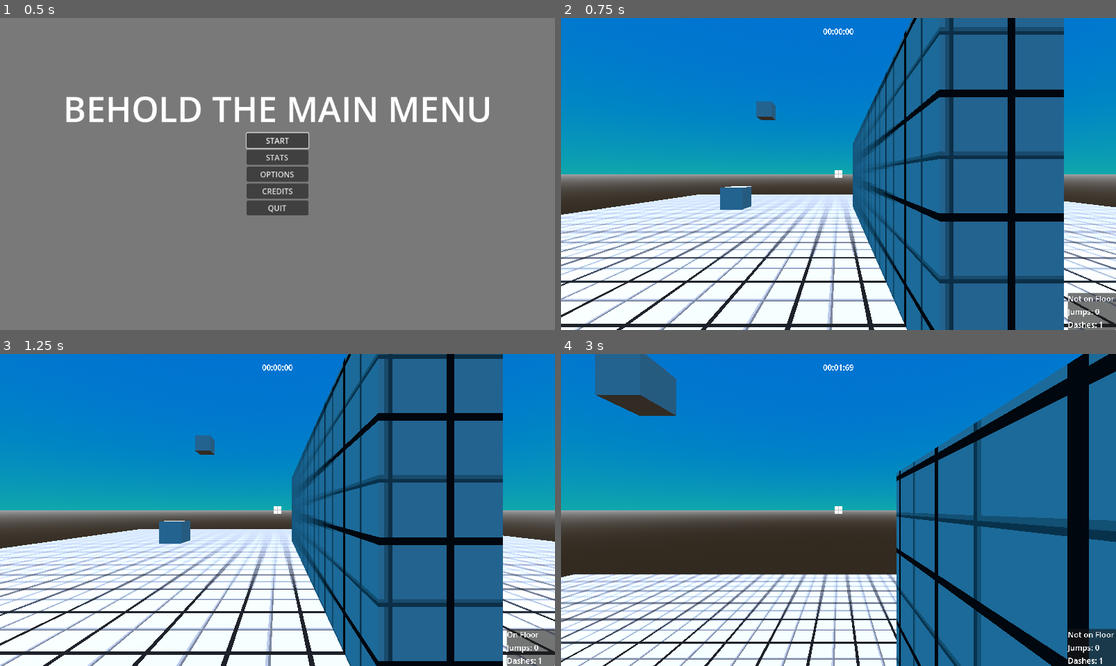
Above: before the commit, frames 1-4 (two rows, left to right).
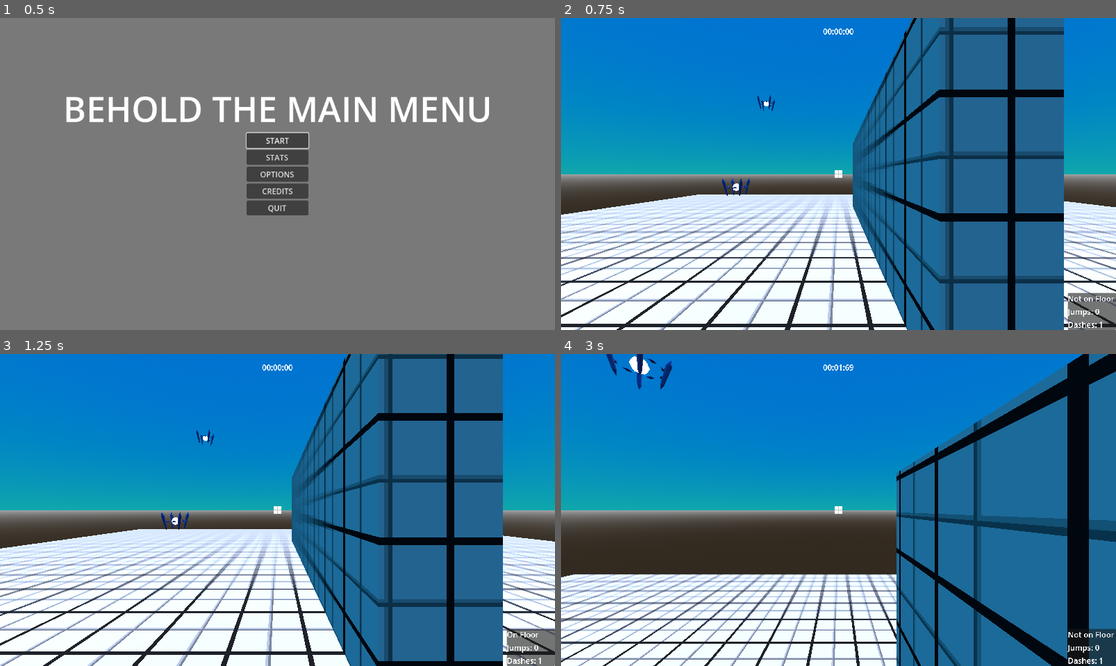
Above: after the commit, the same moments.

Repository: lucasrumney94/GodotGoneWild
Game: Godot game, scene res://Main/main_menu.tscn
Same seed, same stepped clock (60 frames per second), same inputs: the game is played once before the commit and once after it.
Inputs (mouse positions are in pixels of both pictures, inside the frame that each line leads up to):
- Up to frame 1 (0.5 s): no input
- Up to frame 2 (0.75 s): click "START" at 0.5 s
- Up to frame 3 (1.25 s): no input
- Up to frame 4 (3 s): tap Enter at 1.25 s; move the mouse to (866, 510) at 1.27 s; hold W (move_forward) from 1.28 s (still down); click (866, 510) at 1.35 s; tap Space (jump) at 1.52, 2.27 s; move the mouse to (810, 510) at 2.02 s; click (810, 510) at 2.1 s; move the mouse to (849, 503) at 2.77 s; click (849, 503) at 2.85 s

Frame 1 is identical in both runs. In frame 2, 0.7% of the frame differs, in the area x 28-39%, y 24-62%; in frame 3, 0.7%; in frame 4, 2.4%, in the area x 6-21%, y 0-20%.

Commit message:
Importing Basic and Mobile enemy meshes
Created enemy meshes in Blender, and imported them into godot as .gib files. The emission on the core and the crystalline, transparent shaders for the crystals aren't working right, and still working on an animation solution, but the base models are working.

Diff:
--- a/godot-wild-tower/Objects/Enemies/BasicEnemy.tscn
+++ b/godot-wild-tower/Objects/Enemies/BasicEnemy.tscn
@@ -1,4 +1,6 @@
-[gd_scene load_steps=3 format=3 uid="uid://fshkr347rlb0"]
+[gd_scene load_steps=4 format=3 uid="uid://fshkr347rlb0"]
+
+[ext_resource type="PackedScene" uid="uid://dpsgthsbj685l" path="res://Objects/Enemies/Cherubim.glb" id="1_thbhj"]
 
 [sub_resource type="BoxShape3D" id="BoxShape3D_ttc4u"]
 
@@ -8,7 +10,11 @@
 collision_layer = 2
 
 [node name="BasicEnemyCollider" type="CollisionShape3D" parent="."]
+transform = Transform3D(1, 0, 0, 0, 1, 0, 0, 0, 1, 0, 0.5, 0)
 shape = SubResource("BoxShape3D_ttc4u")
 
 [node name="MeshInstance3D" type="MeshInstance3D" parent="."]
+visible = false
 mesh = SubResource("BoxMesh_jbor8")
+
+[node name="Cherubim" parent="." instance=ExtResource("1_thbhj")]
--- a/godot-wild-tower/Objects/Enemies/BasicEnemyOUTLINE_TEST.tscn
+++ b/godot-wild-tower/Objects/Enemies/BasicEnemyOUTLINE_TEST.tscn
@@ -1,7 +1,8 @@
-[gd_scene load_steps=7 format=3 uid="uid://5x1047hex40t"]
+[gd_scene load_steps=8 format=3 uid="uid://5x1047hex40t"]
 
 [ext_resource type="Shader" path="res://Objects/Enemies/outline_shader.gdshader" id="1_peusp"]
 [ext_resource type="Shader" path="res://Objects/Enemies/basic_shader.gdshader" id="2_m1ntn"]
+[ext_resource type="PackedScene" uid="uid://dpsgthsbj685l" path="res://Objects/Enemies/Cherubim.glb" id="3_8yv4s"]
 
 [sub_resource type="BoxShape3D" id="BoxShape3D_ttc4u"]
 
@@ -24,8 +25,12 @@
 collision_layer = 2
 
 [node name="BasicEnemyCollider" type="CollisionShape3D" parent="."]
+transform = Transform3D(1, 0, 0, 0, 1, 0, 0, 0, 1, 0, 0.5, 0)
 shape = SubResource("BoxShape3D_ttc4u")
 
 [node name="MeshInstance3D" type="MeshInstance3D" parent="."]
+visible = false
 mesh = SubResource("BoxMesh_jbor8")
 surface_material_override/0 = SubResource("ShaderMaterial_dr681")
+
+[node name="Cherubim" parent="." instance=ExtResource("3_8yv4s")]
--- a/godot-wild-tower/Objects/Enemies/MobileEnemy.tscn
+++ b/godot-wild-tower/Objects/Enemies/MobileEnemy.tscn
@@ -1,17 +1,22 @@
 [gd_scene load_steps=4 format=3 uid="uid://bojfdf4dyc8ng"]
 
 [ext_resource type="Script" path="res://Objects/Enemies/mobileenemy.gd" id="1_mogi5"]
+[ext_resource type="PackedScene" uid="uid://cvtcfxlkl0fw6" path="res://Objects/Enemies/Elohim.glb" id="2_qkh8i"]
 
-[sub_resource type="BoxShape3D" id="BoxShape3D_ttc4u"]
-
-[sub_resource type="BoxMesh" id="BoxMesh_jbor8"]
+[sub_resource type="CylinderShape3D" id="CylinderShape3D_8n1er"]
+height = 1.5
+radius = 0.6
 
 [node name="MobileEnemy" type="CharacterBody3D"]
 collision_layer = 2
 script = ExtResource("1_mogi5")
 
 [node name="CollisionShape3D" type="CollisionShape3D" parent="."]
-shape = SubResource("BoxShape3D_ttc4u")
+transform = Transform3D(1, 0, 0, 0, 1, 0, 0, 0, 1, 0, 0.75, 0)
+shape = SubResource("CylinderShape3D_8n1er")
 
 [node name="MeshInstance3D" type="MeshInstance3D" parent="."]
-mesh = SubResource("BoxMesh_jbor8")
+visible = false
+
+[node name="Elohim" parent="." instance=ExtResource("2_qkh8i")]
+transform = Transform3D(1, 0, 0, 0, 1, 0, 0, 0, 1, 0, 0, -0.05)
Binary file added: godot-wild-tower/Objects/Enemies/Cherubim.glb
Not shown, added: godot-wild-tower/Objects/Enemies/Cherubim.glb.import
Binary file added: godot-wild-tower/Objects/Enemies/Elohim.glb
Not shown, added: godot-wild-tower/Objects/Enemies/Elohim.glb.import
